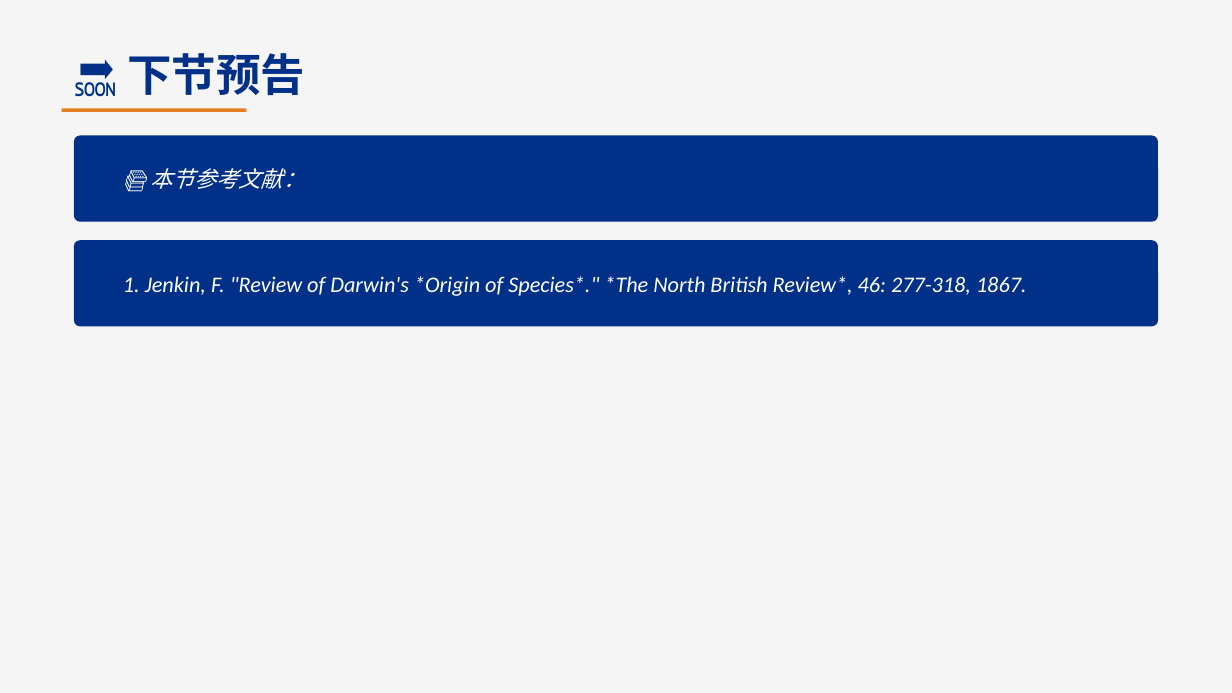
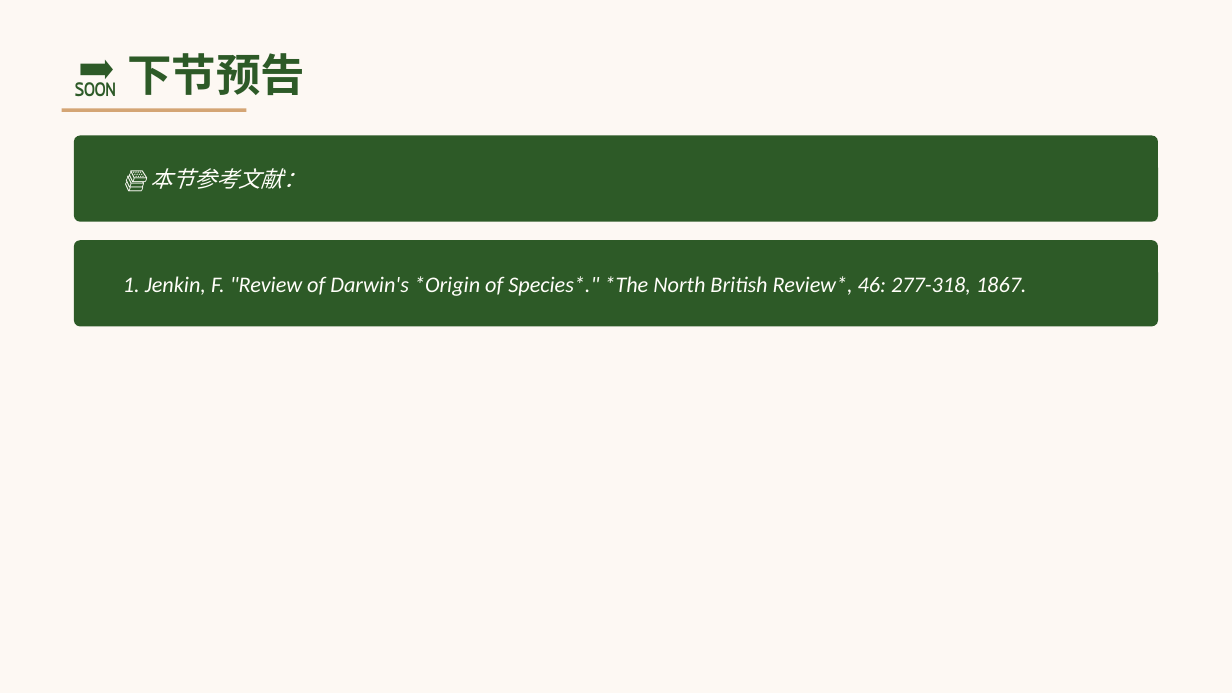
Before and after one commit to lijianguoa/genetics-learning-100-days, a slide deck: slide 11 of ppt/2026-05-12_genetics_day003.pptx. Drawn at 1232x693 pixels with LibreOffice and Linux fonts; fonts in the diff are those of the drawing. Boxes give left, top, right and bottom in pixels: in the first picture for what was removed or moved away, otherwise in the second. Text is boxed around its words. In the diff, an @@ line names an element or a change of style, - is before the commit and + after.

Commit message:
Regenerate Day3 PPT (Forest & Moss style)

```diff
--- a/ppt/2026-05-12_genetics_day003.pptx
+++ b/ppt/2026-05-12_genetics_day003.pptx
@@ background #F5F5F5 to #FDF8F3 @@
@@ text "🔜 下节预告" at bbox=[127, 53, 305, 95]: text colour #003087 to #2D5A27 @@
@@ rectangle at bbox=[62, 108, 246, 112]: fill #E67E22 to #D4A574 @@
@@ rounded rectangle at bbox=[74, 136, 1158, 222]: fill #003087 to #2D5A27 @@
@@ text "📚 本节参考文献：" at bbox=[150, 168, 305, 189]: text colour #FFFFFF to #FFFEF9 @@
@@ rounded rectangle at bbox=[74, 240, 1158, 326]: fill #003087 to #2D5A27 @@
@@ text "1. Jenkin, F. "Review of ..." at bbox=[123, 276, 1027, 296]: text colour #FFFFFF to #FFFEF9 @@
```
Also in this commit, not shown: 11 other slides changed.
